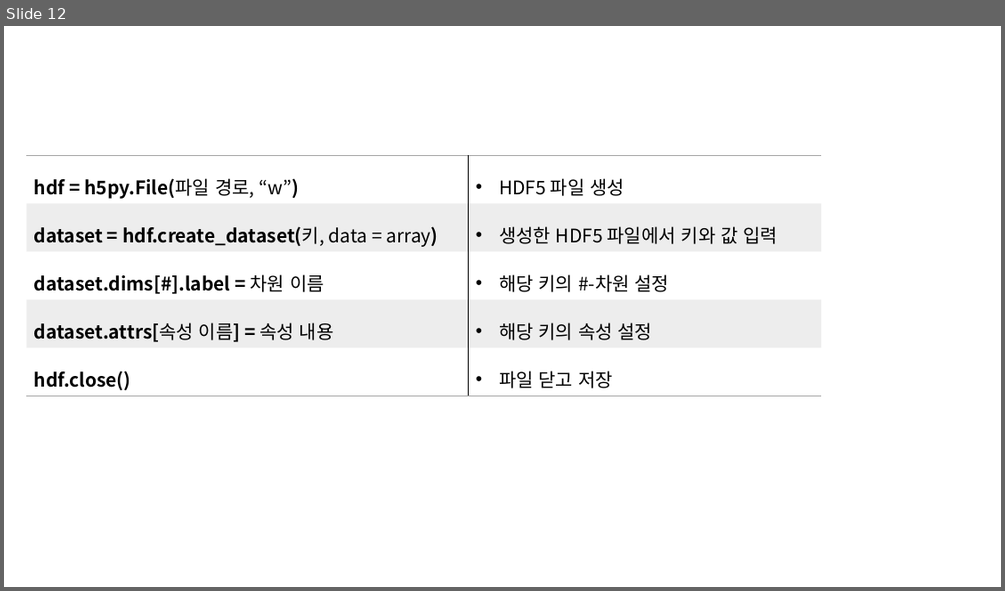
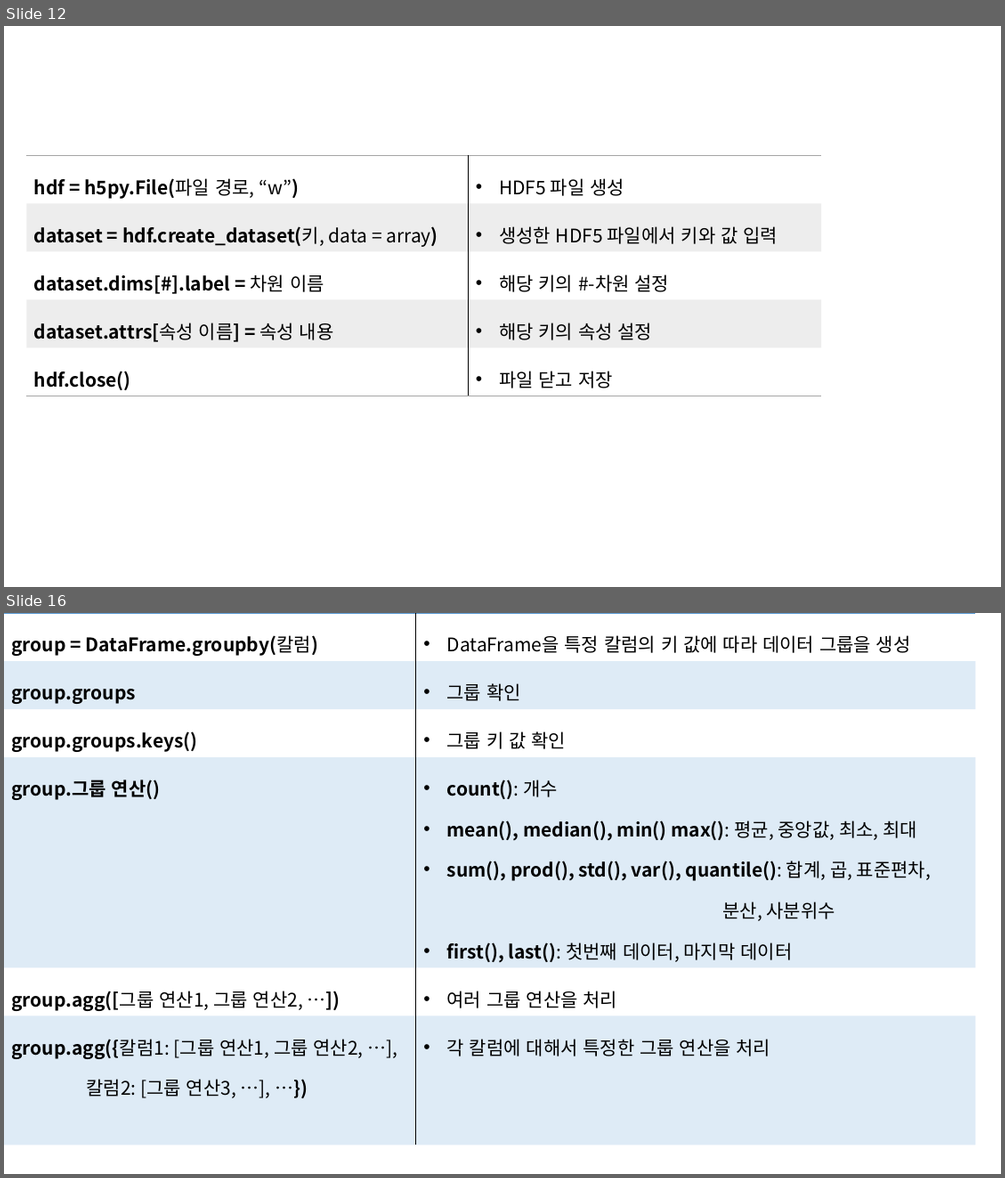
Before and after one commit to Kwan-Gu/python_lecture, a slide deck: 파이썬활용 워크샵(2020.08.26)/기본자료처리/IMG/table.pptx. Shown one above the other, each under a label of ours: slide 12 before the commit, slides 12 and 16 after it; the slides between them are not shown. The pictures are 1005x591 and 1005x1178 pixels, drawn with LibreOffice and Linux fonts; fonts in the diff are those of the drawing. Boxes give left, top, right and bottom in pixels: in the first picture for what was removed or moved away, otherwise in the second. Text is boxed around its words. In the diff, an @@ line names an element or a change of style, - is before the commit and + after.

Commit message:
Create 기본자료처리_2

```diff
--- a/파이썬활용 워크샵(2020.08.26)/기본자료처리/IMG/table.pptx
+++ b/파이썬활용 워크샵(2020.08.26)/기본자료처리/IMG/table.pptx
@@ slide 16 added at box(4, 613, 1001, 1174), background #FFFFFF @@
@@ table added at box(4, 613, 975, 1102), 6 rows, 2 columns @@
+group = DataFrame.groupby(칼럼) | DataFrame을 특정 칼럼의 키 값에 따라 데이터 그룹을 생성
+group.groups | 그룹 확인
+group.groups.keys() | 그룹 키 값 확인
+group.그룹 연산() | count(): 개수 / mean(), median(), min() max(): 평균, 중앙값, 최소, 최대 / sum(), prod(), std(), var(), quantile(): 합계, 곱, 표준편차, / 분산, 사분위수 / first(), last(): 첫번째 데이터, 마지막 데이터
+group.agg([그룹 연산1, 그룹 연산2, …]) | 여러 그룹 연산을 처리
+group.agg({칼럼1: [그룹 연산1, 그룹 연산2, …], / 칼럼2: [그룹 연산3, …], …}) | 각 칼럼에 대해서 특정한 그룹 연산을 처리
```
Also in this commit, not shown: 1 slide changed, 3 other slides added, 11 other files.
